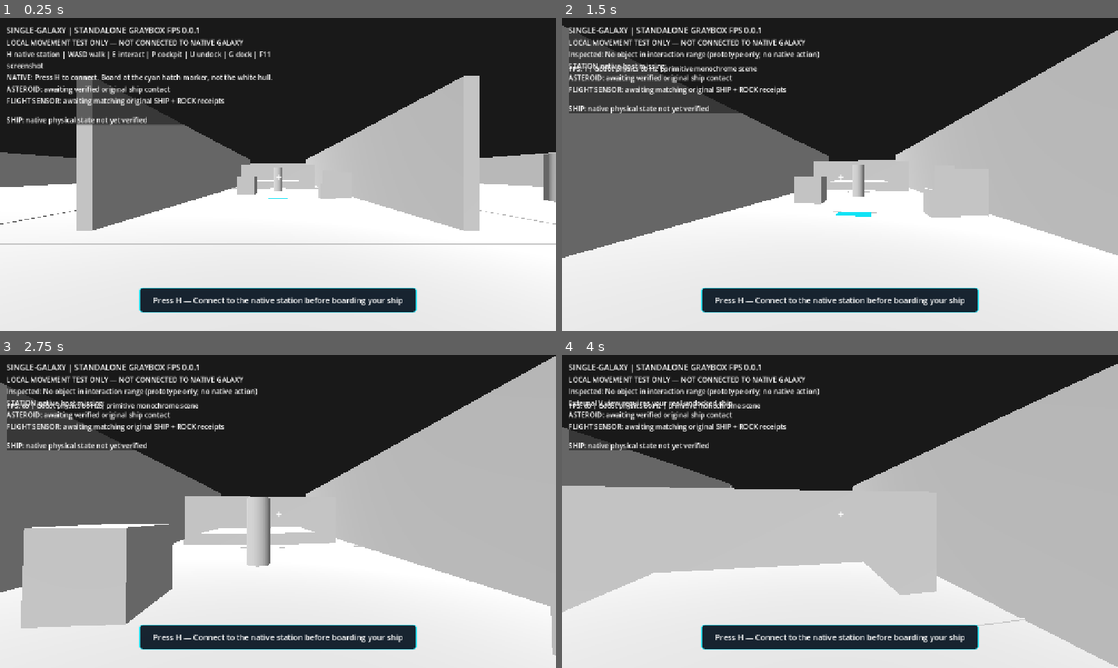
Above: before the commit, frames 1-4 (two rows, left to right).
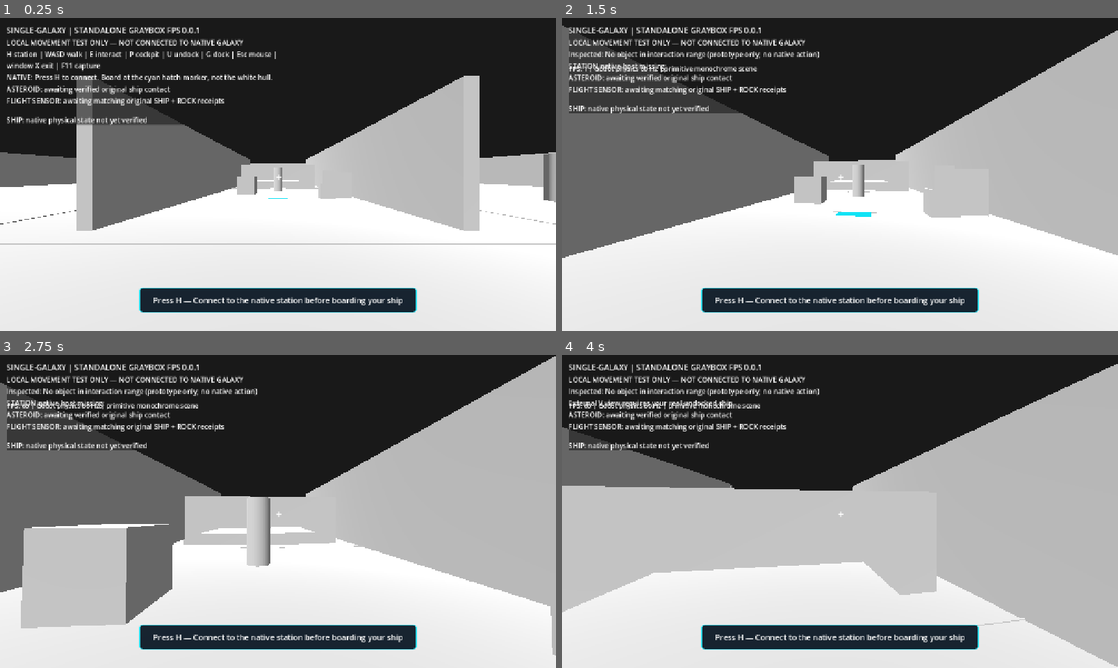
Above: after the commit, the same moments.

Repository: vjmichael/Single-galaxy
Game: Godot game, scene res://world/main.tscn
The game is run twice, just before and just after one commit, with the same random seed, the same clock (stepped at 60 frames per second) and the same inputs.
Inputs (mouse positions are in pixels of both pictures, inside the frame that each line leads up to):
- Up to frame 1 (0.25 s): no input
- Up to frame 2 (1.5 s): tap H at 0.5, 1.25 s; move the mouse to (867, 174) at 0.52 s; hold W (fps_forward) from 0.53 s (still down); tap E (fps_inspect) at 0.6 s; click (867, 174) at 0.67 s; tap Space (fps_jump) at 0.77 s; move the mouse to (812, 174) at 1.27 s; tap Shift (fps_run) at 1.35 s; click (812, 174) at 1.42 s
- Up to frame 3 (2.75 s): keep holding W (fps_forward); tap Space (fps_jump) at 1.52 s; tap H at 2 s; move the mouse to (289, 505) at 2.02 s; tap G (ship_dock) at 2.1 s; click (289, 505) at 2.17 s
- Up to frame 4 (4 s): keep holding W (fps_forward); tap H at 2.75, 3.5 s; move the mouse to (834, 517) at 2.77 s; tap U (ship_undock) at 2.85 s; click (834, 517) at 2.92 s; tap Space (fps_jump) at 3.02, 3.77 s; move the mouse to (878, 514) at 3.52 s; tap V at 3.6 s; click (878, 514) at 3.67 s

The runs differ from the first frame. In frame 1, 0.9% of the frame differs, in the area x 1-50%, y 10-18%; in frame 2, less than 0.1%; in frame 3, less than 0.1%; in frame 4, less than 0.1%.

Commit message:
FP3D-UX-01 [skip ci]: explicitly show standalone mouse release and Windows X exit; F8 remains editor-only

Diff:
--- a/desktop_godot/world/main.gd
+++ b/desktop_godot/world/main.gd
@@ -345,7 +345,7 @@
 	scope_label.text = "LOCAL MOVEMENT TEST ONLY — NOT CONNECTED TO NATIVE GALAXY"
 	contents.add_child(scope_label)
 	status_label = Label.new()
-	status_label.text = "H native station | WASD walk | E interact | P cockpit | U undock | G dock | F11 screenshot"
+	status_label.text = "H station | WASD walk | E interact | P cockpit | U undock | G dock | Esc mouse | window X exit | F11 capture"
 	contents.add_child(status_label)
 	native_label = Label.new()
 	native_label.text = "NATIVE: Press H to connect. Board at the cyan hatch marker, not the white hull."
